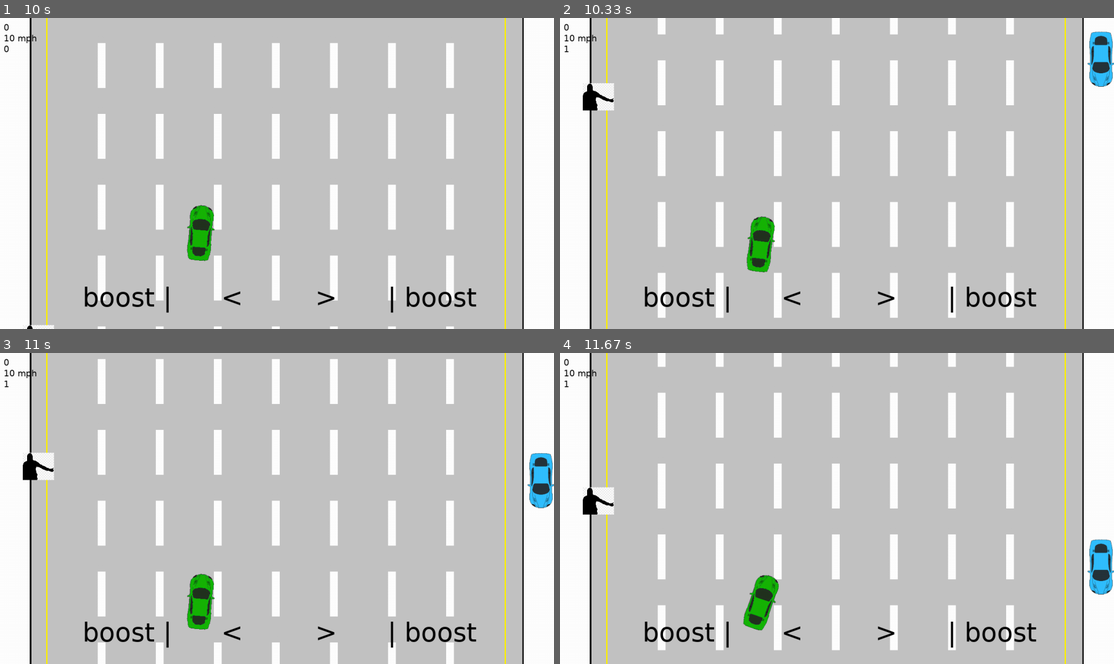
Above: before the commit, frames 1-4 (two rows, left to right).
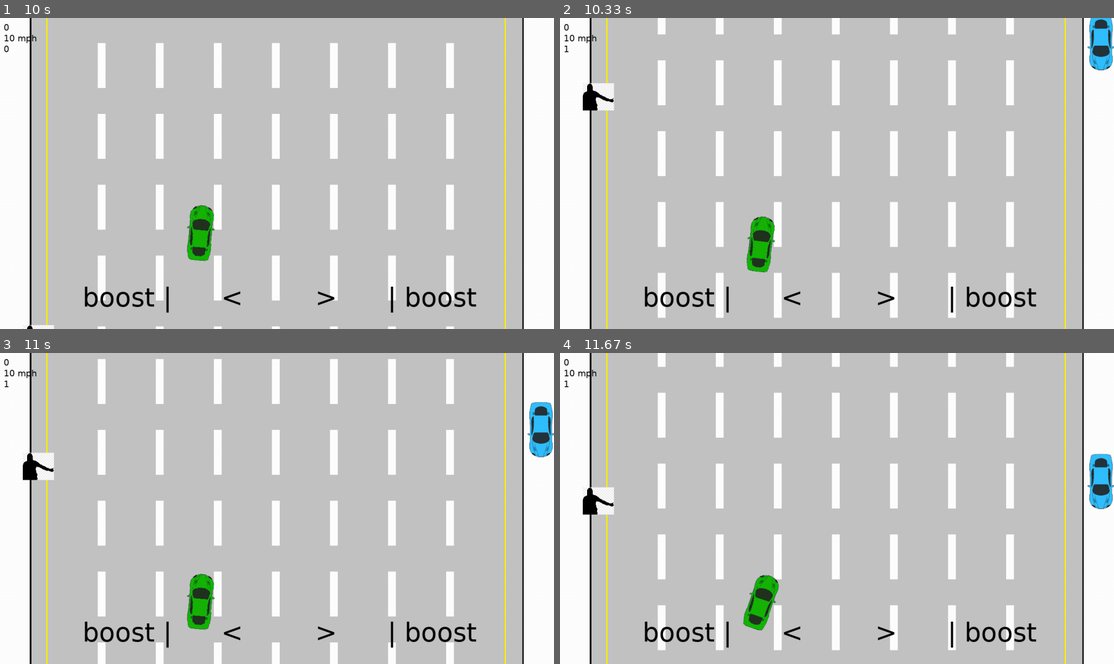
Above: after the commit, the same moments.

Repository: ronrothjr/battleship
Game: pygame game, started from tutorials/scroller/scroller.py
Same seed, same stepped clock (60 frames per second), same inputs: the game is played once before the commit and once after it.
Inputs (mouse positions are in pixels of both pictures, inside the frame that each line leads up to):
- Up to frame 1 (10 s): hold Left 0.33-0.87 s; move the mouse to (265, 210) at 0.37 s; hold Left 0.9-1.3 s; hold Up 1.33-1.7 s; hold Right 1.73-2.37 s; hold Left 2.4-2.87 s; tap Space at 2.47, 2.77, 2.97, 3.27, 3.47, 3.8, 4.1, 4.3, 4.6, 4.87, 5.17, 5.3, 5.7, 6, 6.37, 6.67, 6.87, 7.17, 7.37, 7.7, 8, 8.2, 8.5, 8.77, 9.07, 9.2, 9.6, 9.9 s; hold Right 2.9-3.37 s; hold Up 3.4-3.7 s; hold Right 3.73-4.2 s; hold Left 4.23-4.77 s; hold Left 4.8-5.2 s; hold Up 5.23-5.6 s; hold Right 5.63-6.27 s; hold Left 6.3-6.77 s; hold Right 6.8-7.27 s; hold Up 7.3-7.6 s; hold Right 7.63-8.1 s; hold Left 8.13-8.67 s; hold Left 8.7-9.1 s; hold Up 9.13-9.5 s; hold Right from 9.53 s (still down)
- Up to frame 2 (10.33 s): release Right at 10.17 s; hold Left from 10.2 s (still down); tap Space at 10.27 s
- Up to frame 3 (11 s): tap Space at 10.57, 10.77 s; release Left at 10.67 s; hold Right from 10.7 s (still down)
- Up to frame 4 (11.67 s): tap Space at 11.07, 11.27, 11.6 s; release Right at 11.17 s; hold Up 11.2-11.5 s; hold Right from 11.53 s (still down)

Frame 1 is identical in both runs. In frame 2, 0.8% of the frame differs, in the area x 95-100%, y 0-23%; in frame 3, 1.4%; in frame 4, 1.4%, in the area x 95-100%, y 32-78%.

Commit message:
delete unused def

Diff:
--- a/tutorials/scroller/scroller.py
+++ b/tutorials/scroller/scroller.py
@@ -37,7 +37,6 @@
 def makeTiledImage( image, width, height ):
     x_cursor = 0
     y_cursor = 0
-
     tiled_image = pygame.Surface( ( width, height + (TILE_HEIGHT * 2) ) )
     while ( y_cursor < height + image.get_height() ):
         while ( x_cursor < width ):
@@ -47,13 +46,6 @@
         x_cursor = 0
     return tiled_image
 
-def draw_ellipse_angle(surface, color, rect, angle, width=0):
-    target_rect = pygame.Rect(rect)
-    shape_surf = pygame.Surface(target_rect.size, pygame.SRCALPHA)
-    pygame.draw.ellipse(shape_surf, color, (0, 0, *target_rect.size), width)
-    rotated_surf = pygame.transform.rotate(shape_surf, angle)
-    surface.blit(rotated_surf, rotated_surf.get_rect(center = target_rect.center))
-
 LANES = int( (SCREEN_WIDTH - SHOULDER_WIDTH) / TILE_WIDTH )
 LANES_WIDTH = LANES * TILE_WIDTH - LINE_WIDTH
 DISPLAYSURF = pygame.display.set_mode((SCREEN_WIDTH, SCREEN_HEIGHT), pygame.NOFRAME | pygame.FULLSCREEN | pygame.RESIZABLE)
@@ -76,13 +68,14 @@
         x = OFFSET_WIDTH + LEFT_SHOULDER + ( lane * TILE_WIDTH ) - int( TILE_WIDTH / 2 )
         self.rect.center=(x,0)
         self.mask = pygame.mask.from_surface(self.image)
+        self.speed = random.random()
 
     def get_lane(self):
         return random.randint(1, LANES * 2 - 1)
 
-    def move(self, turn: str=''):
+    def move(self):
         global SCORE
-        self.rect.move_ip(0, SPEED)
+        self.rect.move_ip(0, int( int(SPEED * 0.65) + int( ( (SPEED / 2) * self.speed ) ) ))
         if (self.rect.bottom > SCREEN_HEIGHT + self.image.get_height()):
             SCORE += 1
             self.rect.top = 0
